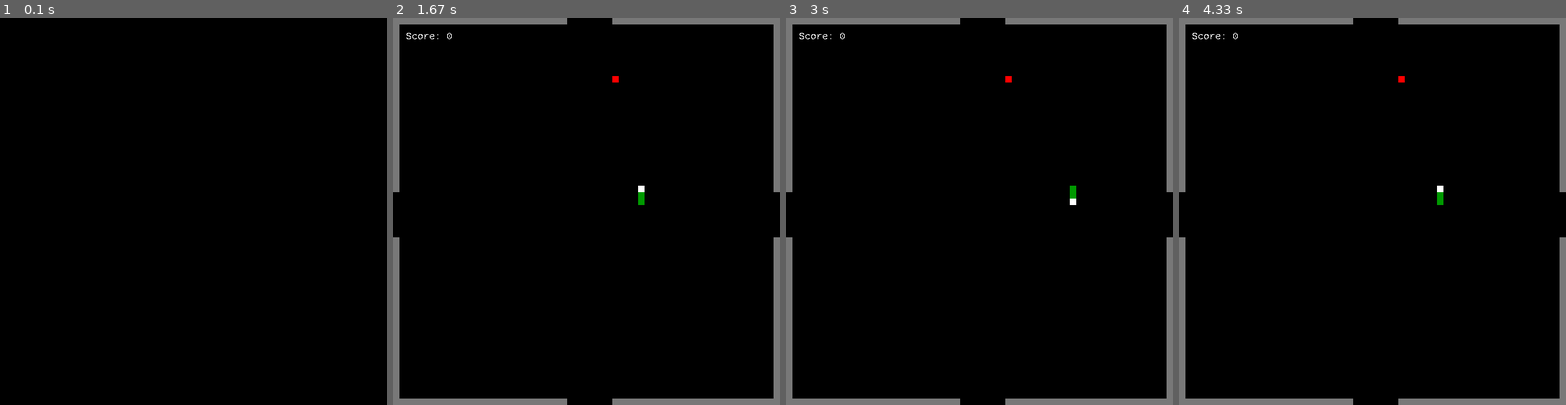
Above: before the commit, frames 1-4 (left to right).
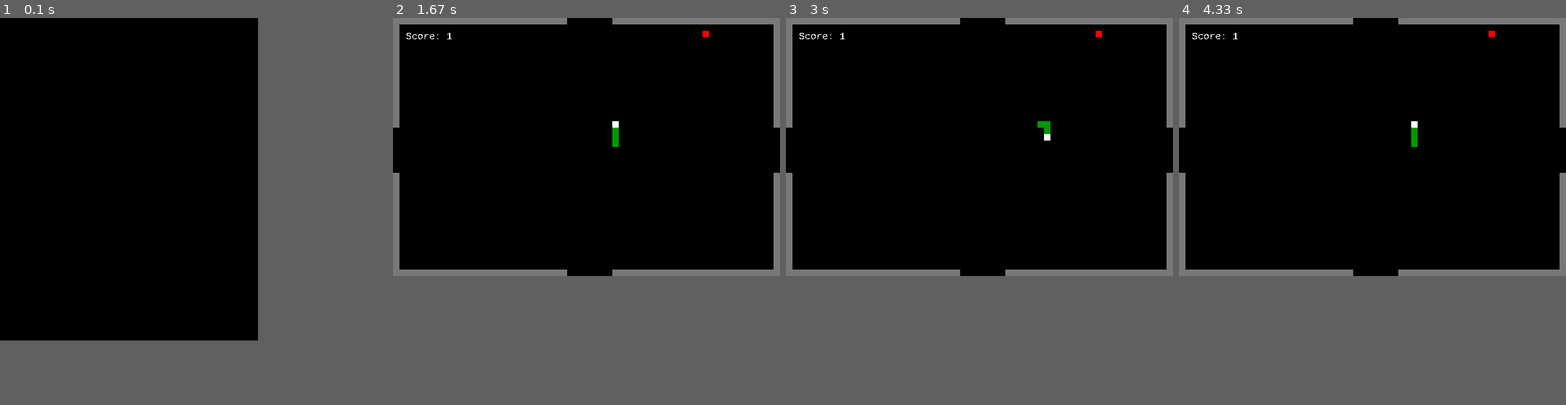
Above: after the commit, the same moments.

Repository: RonanFim/pygame-snake
Game: pygame game, started from main.py
Two runs of this game, one before a commit and one after it. Both use one fixed random seed, a clock stepped at 60 frames per second and the inputs below.
Inputs:
- Up to frame 1 (0.1 s): no input
- Up to frame 2 (1.67 s): tap Enter at 0.33 s; hold Space 0.67-1.13 s; hold Up 0.67-1.13 s; tap Space at 1.23 s
- Up to frame 3 (3 s): hold Right 1.67-2.13 s; tap Space at 1.73, 2.23, 2.8 s; hold Down from 2.73 s (still down)
- Up to frame 4 (4.33 s): release Down at 3.1 s; hold Left 3.13-3.53 s; tap Space at 3.2, 3.63, 4.03 s; hold Up 3.57-3.93 s
In our replay, in frame 1 the window is 600x600 before the commit and 400x500 after it. These sizes can differ from the game's own. Grey fills any space a smaller window leaves; there, only what the larger window draws over its background counts as a difference.

The runs differ from the first frame. In frame 1, only the window size differs. In frame 2, 5.0% of the frame differs, in the area x 0-100%, y 3-100%; in frame 3, 5.0%; in frame 4, 5.0%.

Commit message:
Refactoring and adding Menu

Diff:
--- a/System/Apple.py
+++ b/System/Apple.py
@@ -5,7 +5,7 @@
 
     def __init__(self) -> None:
         self.appleSprite = pygame.Surface((10, 10))
-        self.appleSprite.fill(APPLECOLOR)
+        self.appleSprite.fill(AppleProp.COLOR)
         self.__applePos = (0, 0)
 
     def GetApplePos(self) -> tuple:
--- a/System/Game.py
+++ b/System/Game.py
@@ -1,114 +1,29 @@
-
 import pygame
-import random
+from System.MenuManager import MenuManager
+from System.GameManager import GameManager
+from definitions import Screens, GeneralProp
 import time
-
-from System.Direction import Direction
-from System.Snake import Snake
-from System.Apple import Apple
-from System.Wall import Wall
-from System.Score import Score
-from definitions import Screen
-
 
 class Game:
 
-    def __init__(self):
+    def __init__(self) -> None:
         # Initialize pygame library
         pygame.init()
         # Initialize font module
         pygame.font.init()
-        # Create the window
-        self.__screen = pygame.display.set_mode((Screen.WIDTH, Screen.HEIGHT))
         # Set window caption
-        pygame.display.set_caption(Screen.CAPTION)
-        # Create elements
-        self.__clock = pygame.time.Clock()
-        self.__apple = Apple()
-        self.__snake = Snake()
-        self.__score = Score()
-        self.__wall = Wall()
+        pygame.display.set_caption(GeneralProp.CAPTION)
 
-    def __NewPos(self):
-        """
-        Get a random position in the screen in order to spawn the apple.
-        """
-        while 42:
-            x = random.randint(0, Screen.WIDTH - 10)
-            y = random.randint(0, Screen.HEIGHT - 10)
-            newPos = (x//10 * 10, y//10 * 10)
-            if not self.__wall.IsColliding([newPos]) and not self.__snake.IsColliding([newPos]):
-                return newPos
+    def Start(self) -> None:
+        # Menu screen
+        menu = MenuManager()
+        optSelected = menu.Run()
+        del(menu)
 
-    def __RefreshScreen(self):
-        self.__screen.fill(Screen.BGCOLOR)
-        self.__score.Draw(self.__screen)
-        self.__apple.Draw(self.__screen)
-        self.__snake.Draw(self.__screen)
-        self.__wall.Draw(self.__screen)
-
-    def Start(self):
-        # Run until close the window
-        running = True
-        paused = False
-        self.__apple.SetApplePos(self.__NewPos())
-        direction = Direction.RIGHT
-        while running:
-            self.__clock.tick(10)   # 10 fps
-            if paused:
-                for event in pygame.event.get():
-                    if event.type == pygame.KEYDOWN:
-                        # Resume game? (SPACE key)
-                        if event.key == pygame.K_SPACE:
-                            paused = not paused
-                continue
-            for event in pygame.event.get():
-                # The close button was clicked?
-                if event.type == pygame.QUIT:
-                    running = False
-                if event.type == pygame.KEYDOWN:
-                    # Pause game? (SPACE key)
-                    if event.key == pygame.K_SPACE:
-                        paused = not paused
-                    elif (event.key == pygame.K_UP):
-                        if (direction != Direction.DOWN):
-                            direction = Direction.UP
-                        break
-                    elif (event.key == pygame.K_DOWN):
-                        if (direction != Direction.UP):
-                            direction = Direction.DOWN
-                        break
-                    elif (event.key == pygame.K_LEFT):
-                        if (direction != Direction.RIGHT):
-                            direction = Direction.LEFT
-                        break
-                    elif (event.key == pygame.K_RIGHT):
-                        if (direction != Direction.LEFT):
-                            direction = Direction.RIGHT
-
-            # Add new element
-            self.__snake.Grow(direction)
-
-            # Detect colision with apple
-            if self.__snake.IsColliding([self.__apple.GetApplePos()]):
-                self.__apple.SetApplePos(self.__NewPos())
-                self.__score.IncrementScore()
-            else:
-                # Remove last element of Snake
-                self.__snake.RemoveLast()
-
-            # Detect colision with snake
-            if self.__snake.SelfCollision():
-                time.sleep(3)
-                running = False
-            # Detect colision with wall
-            if self.__snake.IsColliding(self.__wall.GetWall()):
-                time.sleep(3)
-                running = False
-
-            # Update the display
-            self.__RefreshScreen()
-            pygame.display.update()
+        if optSelected == Screens.GAME:
+            game = GameManager()
+            game.Start()
+            del(game)
 
         # Quit window
         pygame.quit()
--- /dev/null
+++ b/System/GameManager.py
@@ -0,0 +1,105 @@
+
+import pygame
+import random
+import time
+
+from System.Direction import Direction
+from System.Snake import Snake
+from System.Apple import Apple
+from System.Wall import Wall
+from System.Score import Score
+from definitions import GameProp
+
+
+class GameManager:
+
+    def __init__(self):
+        # Create the window
+        self.__screen = pygame.display.set_mode((GameProp.SCREENWIDTH, GameProp.SCREENHEIGHT))
+        # Create elements
+        self.__clock = pygame.time.Clock()
+        self.__apple = Apple()
+        self.__snake = Snake()
+        self.__score = Score()
+        self.__wall = Wall()
+
+    def __NewPos(self):
+        """
+        Get a random position in the screen in order to spawn the apple.
+        """
+        while 42:
+            x = random.randint(0, GameProp.SCREENWIDTH - 10)
+            y = random.randint(0, GameProp.SCREENHEIGHT - 10)
+            newPos = (x//10 * 10, y//10 * 10)
+            if not self.__wall.IsColliding([newPos]) and not self.__snake.IsColliding([newPos]):
+                return newPos
+
+    def __RefreshScreen(self):
+        self.__screen.fill(GameProp.BGCOLOR)
+        self.__score.Draw(self.__screen)
+        self.__apple.Draw(self.__screen)
+        self.__snake.Draw(self.__screen)
+        self.__wall.Draw(self.__screen)
+
+    def Start(self):
+        # Run until close the window
+        running = True
+        paused = False
+        self.__apple.SetApplePos(self.__NewPos())
+        direction = Direction.RIGHT
+        while running:
+            self.__clock.tick(10)   # 10 fps
+            if paused:
+                for event in pygame.event.get():
+                    if event.type == pygame.KEYDOWN:
+                        # Resume game? (SPACE key)
+                        if event.key == pygame.K_SPACE:
+                            paused = not paused
+                continue
+            for event in pygame.event.get():
+                # The close button was clicked?
+                if event.type == pygame.QUIT:
+                    running = False
+                if event.type == pygame.KEYDOWN:
+                    # Pause game? (SPACE key)
+                    if event.key == pygame.K_SPACE:
+                        paused = not paused
+                    elif (event.key == pygame.K_UP):
+                        if (direction != Direction.DOWN):
+                            direction = Direction.UP
+                        break
+                    elif (event.key == pygame.K_DOWN):
+                        if (direction != Direction.UP):
+                            direction = Direction.DOWN
+                        break
+                    elif (event.key == pygame.K_LEFT):
+                        if (direction != Direction.RIGHT):
+                            direction = Direction.LEFT
+                        break
+                    elif (event.key == pygame.K_RIGHT):
+                        if (direction != Direction.LEFT):
+                            direction = Direction.RIGHT
+
+            # Add new element
+            self.__snake.Grow(direction)
+
+            # Detect colision with apple
+            if self.__snake.IsColliding([self.__apple.GetApplePos()]):
+                self.__apple.SetApplePos(self.__NewPos())
+                self.__score.IncrementScore()
+            else:
+                # Remove last element of Snake
+                self.__snake.RemoveLast()
+
+            # Detect colision with snake
+            if self.__snake.SelfCollision():
+                time.sleep(2)
+                running = False
+            # Detect colision with wall
+            if self.__snake.IsColliding(self.__wall.GetWall()):
+                time.sleep(2)
+                running = False
+
+            # Update the display
+            self.__RefreshScreen()
+            pygame.display.update()
--- /dev/null
+++ b/System/MenuManager.py
@@ -0,0 +1,56 @@
+import pygame
+from definitions import MenuProp, Screens
+
+MENUFONT = "Courier New"
+MENUSIZE = 40
+STARTPOSX = 150
+STARTPOSY = 200
+
+class MenuManager:
+
+    def __init__(self) -> None:
+        self.__options = ["START", "CONFIGURATION", "HIGHSCORE", "EXIT"]
+        self.__optionsPos = [(STARTPOSX,STARTPOSY),
+                             (STARTPOSX-105,STARTPOSY+60),
+                             (STARTPOSX-50,STARTPOSY+120),
+                             (STARTPOSX+10,STARTPOSY+180)]
+        self.__font = pygame.font.SysFont(MENUFONT, MENUSIZE)
+        self.__option = 0
+        self.__screen = pygame.display.set_mode((MenuProp.SCREENWIDTH, MenuProp.SCREENHEIGHT))
+        self.__clock = pygame.time.Clock()
+        self.__logo = pygame.image.load("Assets\\Logo.png").convert()
+
+    def Draw(self):
+        self.__texts = [self.__font.render(op, False, MenuProp.FONTCOLOR) for op in self.__options]
+        self.__texts[self.__option] = self.__font.render(self.__options[self.__option], False, MenuProp.SELECTCOLOR)
+        for idx, txt in enumerate(self.__texts):
+            self.__screen.blit(txt, self.__optionsPos[idx])
+        self.__screen.blit(self.__logo, (50,40))
+
+    def Run(self):
+        while 42:
+            self.__clock.tick(10)   # 10 fps
+
+            for event in pygame.event.get():
+                # The close button was clicked?
+                if event.type == pygame.QUIT:
+                    return Screens.NONE
+                if (event.type == pygame.KEYDOWN):
+                    if (event.key == pygame.K_RETURN):  # ENTER key
+                        if self.__option == 0:
+                            return Screens.GAME
+                        elif self.__option == 1:
+                            return Screens.CONFIG
+                        elif self.__option == 2:
+                            return Screens.HIGHSCORE
+                        else:
+                            return Screens.NONE
+                    elif (event.key == pygame.K_DOWN) or (event.key == pygame.K_s):
+                        if self.__option < (len(self.__options) - 1):
+                            self.__option += 1
+                    elif (event.key == pygame.K_UP) or (event.key == pygame.K_w):
+                        if self.__option > 0:
+                            self.__option -= 1
+
+            self.Draw()
+            pygame.display.update()
--- a/System/Score.py
+++ b/System/Score.py
@@ -5,7 +5,7 @@
 
     def __init__(self) -> None:
         self.__score = 0
-        self.__font = pygame.font.SysFont(SCOREFONT, SCORESIZE)
+        self.__font = pygame.font.SysFont(ScoreProp.FONT, ScoreProp.SIZE)
 
     def GetScore(self) -> int:
         return self.__score
@@ -22,5 +22,5 @@
 
     def Draw(self, screen: pygame.Surface):
         scoreStr = "Score: " + str(self.__score)
-        scoreText = self.__font.render(scoreStr, False, SCORECOLOR)
-        screen.blit(scoreText, SCOREPOS)
+        scoreText = self.__font.render(scoreStr, False, ScoreProp.COLOR)
+        screen.blit(scoreText, ScoreProp.POSITION)
--- a/System/Snake.py
+++ b/System/Snake.py
@@ -5,13 +5,13 @@
 class Snake():
 
     def __init__(self) -> None:
-        posX = Screen.WIDTH//20 * 10
-        posY = Screen.HEIGHT//20 * 10
+        posX = GameProp.SCREENWIDTH//20 * 10
+        posY = GameProp.SCREENHEIGHT//20 * 10
         self.__snakePos = [(posX + 20, posY), (posX + 10, posY), (posX, posY)]
         self.bodySprite = pygame.Surface((10, 10))
-        self.bodySprite.fill(BODYCOLOR)
+        self.bodySprite.fill(SnakeProp.BODYCOLOR)
         self.headSprite = pygame.Surface((10, 10))
-        self.headSprite.fill(HEADCOLOR)
+        self.headSprite.fill(SnakeProp.HEADCOLOR)
 
     def Grow(self, dir):
         self.__snakePos = [self.__snakePos[0]] + self.__snakePos
@@ -40,19 +40,19 @@
         if direction == Direction.UP:
             newPos = [pos[0], pos[1] - 10]
             if newPos[1] < 0:
-                newPos[1] = Screen.HEIGHT - 10
+                newPos[1] = GameProp.SCREENHEIGHT - 10
         elif direction == Direction.DOWN:
             newPos = [pos[0], pos[1] + 10]
-            if newPos[1] >= Screen.HEIGHT:
+            if newPos[1] >= GameProp.SCREENHEIGHT:
                 newPos[1] = 0
         elif direction == Direction.RIGHT:
             newPos = [pos[0] + 10, pos[1]]
-            if newPos[0] >= Screen.WIDTH:
+            if newPos[0] >= GameProp.SCREENWIDTH:
                 newPos[0] = 0
         elif direction == Direction.LEFT:
             newPos = [pos[0] - 10, pos[1]]
             if newPos[0] < 0:
-                newPos[0] = Screen.WIDTH - 10
+                newPos[0] = GameProp.SCREENWIDTH - 10
         else:
             return pos
         # Modified position
--- a/System/Wall.py
+++ b/System/Wall.py
@@ -5,19 +5,19 @@
 
     def __init__(self) -> None:
         self.__wall = []
-        for i in range(0, Screen.WIDTH, 10):
+        for i in range(0, GameProp.SCREENWIDTH, 10):
             self.__wall.append((i, 0))
-            self.__wall.append((i, Screen.HEIGHT - 10))
-        for i in range(0, Screen.HEIGHT, 10):
+            self.__wall.append((i, GameProp.SCREENHEIGHT - 10))
+        for i in range(0, GameProp.SCREENHEIGHT, 10):
             self.__wall.append((0, i))
-            self.__wall.append((Screen.WIDTH - 10, i))
+            self.__wall.append((GameProp.SCREENWIDTH - 10, i))
         self.__OpenWall()
         self.wallSprite = pygame.Surface((10, 10))
-        self.wallSprite.fill(WALLCOLOR)
+        self.wallSprite.fill(WallProp.COLOR)
 
     def __OpenWall(self):
-        middleWidth = Screen.WIDTH//20 * 10
-        middleHeight = Screen.HEIGHT//20 * 10
+        middleWidth = GameProp.SCREENWIDTH//20 * 10
+        middleHeight = GameProp.SCREENHEIGHT//20 * 10
         self.__wall.remove((0, middleHeight - 30))
         self.__wall.remove((0, middleHeight - 20))
         self.__wall.remove((0, middleHeight - 10))
@@ -25,13 +25,13 @@
         self.__wall.remove((0, middleHeight + 10))
         self.__wall.remove((0, middleHeight + 20))
         self.__wall.remove((0, middleHeight + 30))
-        self.__wall.remove((Screen.WIDTH - 10, middleHeight - 30))
-        self.__wall.remove((Screen.WIDTH - 10, middleHeight - 20))
-        self.__wall.remove((Screen.WIDTH - 10, middleHeight - 10))
-        self.__wall.remove((Screen.WIDTH - 10, middleHeight))
-        self.__wall.remove((Screen.WIDTH - 10, middleHeight + 10))
-        self.__wall.remove((Screen.WIDTH - 10, middleHeight + 20))
-        self.__wall.remove((Screen.WIDTH - 10, middleHeight + 30))
+        self.__wall.remove((GameProp.SCREENWIDTH - 10, middleHeight - 30))
+        self.__wall.remove((GameProp.SCREENWIDTH - 10, middleHeight - 20))
+        self.__wall.remove((GameProp.SCREENWIDTH - 10, middleHeight - 10))
+        self.__wall.remove((GameProp.SCREENWIDTH - 10, middleHeight))
+        self.__wall.remove((GameProp.SCREENWIDTH - 10, middleHeight + 10))
+        self.__wall.remove((GameProp.SCREENWIDTH - 10, middleHeight + 20))
+        self.__wall.remove((GameProp.SCREENWIDTH - 10, middleHeight + 30))
         self.__wall.remove((middleWidth - 30, 0))
         self.__wall.remove((middleWidth - 20, 0))
         self.__wall.remove((middleWidth - 10, 0))
@@ -39,13 +39,13 @@
         self.__wall.remove((middleWidth + 10, 0))
         self.__wall.remove((middleWidth + 20, 0))
         self.__wall.remove((middleWidth + 30, 0))
-        self.__wall.remove((middleWidth - 30, Screen.HEIGHT - 10))
-        self.__wall.remove((middleWidth - 20, Screen.HEIGHT - 10))
-        self.__wall.remove((middleWidth - 10, Screen.HEIGHT - 10))
-        self.__wall.remove((middleWidth, Screen.HEIGHT - 10))
-        self.__wall.remove((middleWidth + 10, Screen.HEIGHT - 10))
-        self.__wall.remove((middleWidth + 20, Screen.HEIGHT - 10))
-        self.__wall.remove((middleWidth + 30, Screen.HEIGHT - 10))
+        self.__wall.remove((middleWidth - 30, GameProp.SCREENHEIGHT - 10))
+        self.__wall.remove((middleWidth - 20, GameProp.SCREENHEIGHT - 10))
+        self.__wall.remove((middleWidth - 10, GameProp.SCREENHEIGHT - 10))
+        self.__wall.remove((middleWidth, GameProp.SCREENHEIGHT - 10))
+        self.__wall.remove((middleWidth + 10, GameProp.SCREENHEIGHT - 10))
+        self.__wall.remove((middleWidth + 20, GameProp.SCREENHEIGHT - 10))
+        self.__wall.remove((middleWidth + 30, GameProp.SCREENHEIGHT - 10))
 
 
     def IsColliding(self, coordLst: list) -> bool:
--- a/definitions.py
+++ b/definitions.py
@@ -1,18 +1,38 @@
+from enum import Enum
 
-class Screen():
-    WIDTH = 600
-    HEIGHT = 600
+class GeneralProp():
     CAPTION = 'Snake'
+
+class Screens(Enum):
+    NONE = 0,
+    MENU = 1,
+    CONFIG = 2,
+    HIGHSCORE = 3,
+    GAME = 4
+
+class GameProp():
+    SCREENWIDTH = 600
+    SCREENHEIGHT = 400
     BGCOLOR = (0, 0, 0)
 
-BODYCOLOR = (0, 153, 0)
-HEADCOLOR = (255, 255, 255)
+class SnakeProp():
+    BODYCOLOR = (0, 153, 0)
+    HEADCOLOR = (255, 255, 255)
 
-APPLECOLOR = (255, 0, 0)
+class AppleProp():
+    COLOR = (255, 0, 0)
 
-WALLCOLOR = (120, 120, 120)
+class WallProp():
+    COLOR = (120, 120, 120)
 
-SCORECOLOR = (255, 255, 255)
-SCOREFONT = "Courier New"
-SCORESIZE = 15
-SCOREPOS = (20, 20)
+class ScoreProp():
+    COLOR = (255, 255, 255)
+    FONT = "Courier New"
+    SIZE = 15
+    POSITION = (20, 20)
+
+class MenuProp():
+    FONTCOLOR = (255, 255, 255)
+    SELECTCOLOR = (0, 255, 0)
+    SCREENWIDTH = 400
+    SCREENHEIGHT = 500
Binary file added: Assets/Logo.png
